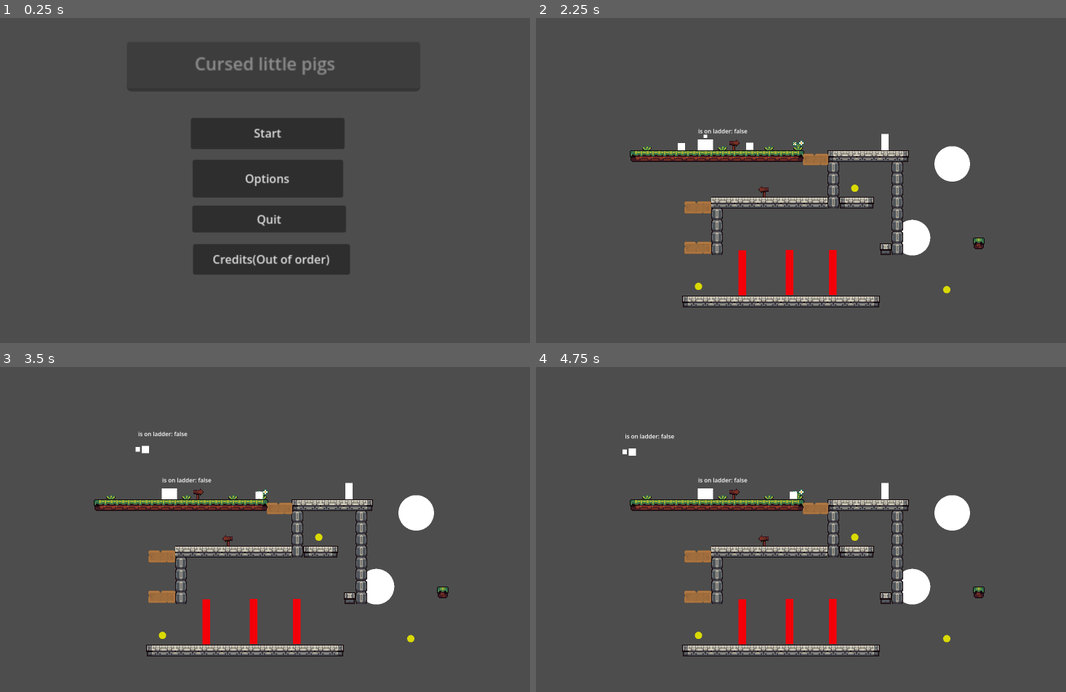
Above: before the commit, frames 1-4 (two rows, left to right).
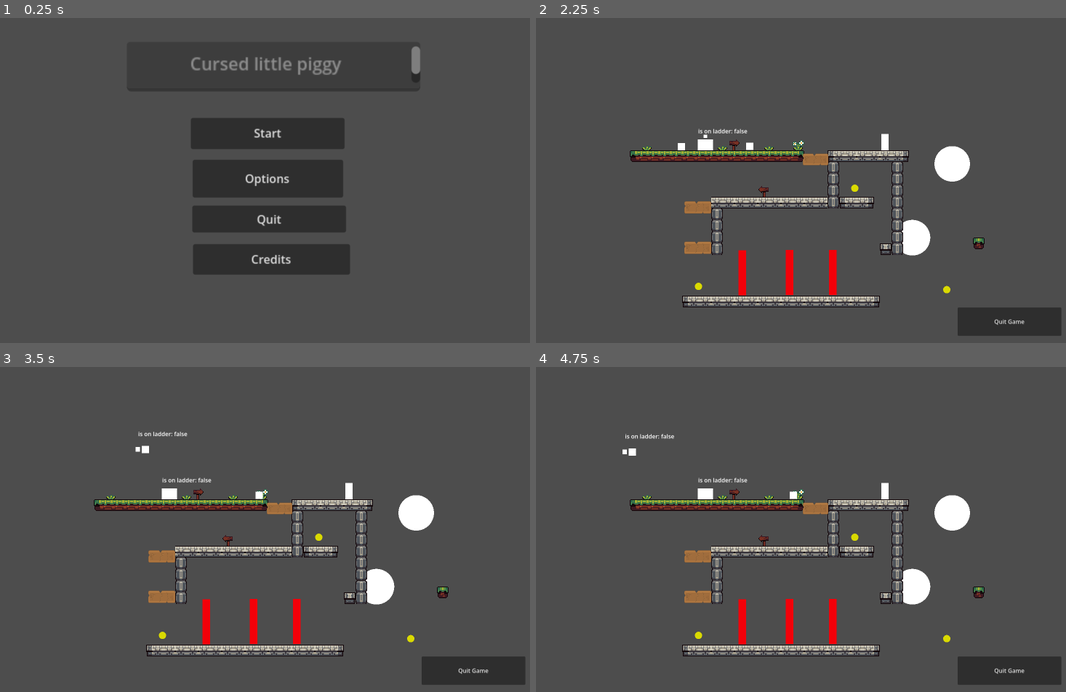
Above: after the commit, the same moments.

Repository: sighyuel/The-Cursed-Little-Pigs
Game: Godot game, scene res://test-stuff/scenes/MainMeun.tscn
The game is run twice, just before and just after one commit, with the same random seed, the same clock (stepped at 60 frames per second) and the same inputs. This scene is started directly instead of the project's main scene.
Inputs (mouse positions are in pixels of both pictures, inside the frame that each line leads up to):
- Up to frame 1 (0.25 s): no input
- Up to frame 2 (2.25 s): click "Credits(Out of order)" (after the commit: "Credits") at 0.5 s; click (816, 307) at 1.25 s, where only the run after the commit has a clickable "Back to menu"; click "Start" at 2 s
- Up to frame 3 (3.5 s): hold C (Right Bumper) from 2.78 s (still down); tap Space (A) at 2.85 s; tap Up (ui_up) at 3.02 s; tap Z (B) at 3.05 s
- Up to frame 4 (4.75 s): tap Z (B) at 3.6, 4.55 s; tap Up (ui_up) at 3.77 s; tap Space (A) at 3.8, 4.35 s; release C (Right Bumper) at 4.28 s; hold Left (ui_left) from 4.28 s (still down)

The runs differ from the first frame. In frame 1, 1.0% of the frame differs, in the area x 36-80%, y 8-77%; in frame 2, 1.7%, in the area x 79-100%, y 89-98%; in frame 3, 1.7%; in frame 4, 1.7%.

Commit message:
Bug fix
Credit screen work again
Their now a button that lets you quit the game

Diff:
--- a/test-project/test-stuff/levels/test-level.tscn
+++ b/test-project/test-stuff/levels/test-level.tscn
@@ -2069,3 +2069,21 @@
 
 [node name="PatrolEnemy" parent="." unique_id=812782412 instance=ExtResource("13_h4r5i")]
 position = Vector2(-199, -251)
+
+[node name="GameButton" type="Control" parent="." unique_id=1173526227]
+layout_mode = 3
+anchors_preset = 0
+offset_right = 40.0
+offset_bottom = 40.0
+
+[node name="Button" type="Button" parent="GameButton" unique_id=1852479973]
+layout_mode = 0
+offset_left = 389.76782
+offset_top = 192.0
+offset_right = 675.0
+offset_bottom = 270.0
+text = "Quit Game
+
+"
+
+[connection signal="pressed" from="GameButton/Button" to="." method="_on_button_pressed"]
--- a/test-project/test-stuff/levels/test_level.gd
+++ b/test-project/test-stuff/levels/test_level.gd
@@ -2,3 +2,7 @@
 
 func _ready() -> void:
 	$%CollectibleKey._coin_count = 0
+
+
+func _on_button_pressed() -> void:
+	get_tree().quit()
--- a/test-project/test-stuff/scenes/MainMeun.tscn
+++ b/test-project/test-stuff/scenes/MainMeun.tscn
@@ -52,15 +52,17 @@
 text = "Quit
 "
 
-[node name="TextEdit" type="TextEdit" parent="Button_manager" unique_id=1553584227]
+[node name="Title" type="TextEdit" parent="Button_manager" unique_id=1553584227]
 layout_mode = 0
 offset_left = 379.0
 offset_top = 72.0
 offset_right = 648.0
 offset_bottom = 117.333336
 scale = Vector2(3, 3)
-text = "              Cursed little pigs"
+text = "             Cursed little piggy
+"
 editable = false
+scroll_vertical = 0.6296296296296295
 
 [node name="Credits" type="Button" parent="Button_manager" unique_id=297037759]
 layout_mode = 0
@@ -69,7 +71,8 @@
 offset_right = 777.0
 offset_bottom = 670.0
 scale = Vector2(2, 2)
-text = "Credits(Out of order)
+text = "Credits
+
 "
 
 [node name="AudioStreamPlayer" type="AudioStreamPlayer" parent="." unique_id=594715394]
--- /dev/null
+++ b/test-project/test-stuff/scenes/credit_screen.gd
@@ -0,0 +1,7 @@
+extends Node2D
+
+
+
+
+func _on_button_pressed() -> void:
+	get_tree().change_scene_to_file("res://test-stuff/scenes/MainMeun.tscn")
--- a/test-project/test-stuff/scenes/credit_screen.tscn
+++ b/test-project/test-stuff/scenes/credit_screen.tscn
@@ -1,44 +1,10 @@
 [gd_scene format=3 uid="uid://cmetcyxen21hs"]
 
-[sub_resource type="Animation" id="Animation_40x5x"]
-resource_name = "Move title"
-length = 5.0
-step = 1.0
-tracks/0/type = "value"
-tracks/0/imported = false
-tracks/0/enabled = true
-tracks/0/path = NodePath(".:position")
-tracks/0/interp = 1
-tracks/0/loop_wrap = true
-tracks/0/keys = {
-"times": PackedFloat32Array(0, 5),
-"transitions": PackedFloat32Array(1, 1),
-"update": 0,
-"values": [Vector2(476, 900), Vector2(476, -200)]
-}
-
-[sub_resource type="Animation" id="Animation_vyy4h"]
-length = 0.001
-tracks/0/type = "value"
-tracks/0/imported = false
-tracks/0/enabled = true
-tracks/0/path = NodePath(".:position")
-tracks/0/interp = 1
-tracks/0/loop_wrap = true
-tracks/0/keys = {
-"times": PackedFloat32Array(0),
-"transitions": PackedFloat32Array(1),
-"update": 0,
-"values": [Vector2(476, 38)]
-}
-
-[sub_resource type="AnimationLibrary" id="AnimationLibrary_1gugr"]
-_data = {
-&"Move title": SubResource("Animation_40x5x"),
-&"RESET": SubResource("Animation_vyy4h")
-}
+[ext_resource type="Script" uid="uid://bti1w6pkxogv8" path="res://test-stuff/scenes/credit_screen.gd" id="1_we1kd"]
+[ext_resource type="AudioStream" uid="uid://buehksl5glbia" path="res://bad piggies.ogg" id="2_psj60"]
 
 [node name="Credit Screen" type="Node2D" unique_id=301742647]
+script = ExtResource("1_we1kd")
 
 [node name="Credit movement" type="Control" parent="." unique_id=1157682995]
 layout_mode = 3
@@ -49,16 +15,13 @@
 [node name="Title" type="TextEdit" parent="Credit movement" unique_id=926427043]
 modulate = Color(0.9369487, 0.50937665, 0.8365897, 1)
 layout_mode = 0
-offset_left = 476.0
-offset_top = 38.0
-offset_right = 731.0
-offset_bottom = 89.00061
+offset_left = 390.0
+offset_top = 18.0
+offset_right = 645.0
+offset_bottom = 69.00061
 scale = Vector2(3, 3)
 text = "             Cursed little pigs"
 editable = false
-
-[node name="AnimationPlayer" type="AnimationPlayer" parent="Credit movement/Title" unique_id=207361255]
-libraries/ = SubResource("AnimationLibrary_1gugr")
 
 [node name="Main credits" type="TextEdit" parent="Credit movement" unique_id=1102665684]
 layout_mode = 0
@@ -105,3 +68,18 @@
 offset_bottom = 687.0
 scale = Vector2(2, 2)
 text = "Music by: nekan0v1_"
+
+[node name="Button" type="Button" parent="Credit movement" unique_id=1194728364]
+layout_mode = 0
+offset_left = 643.0
+offset_top = 711.0
+offset_right = 809.0
+offset_bottom = 802.0
+scale = Vector2(2, 2)
+text = "Back to menu"
+
+[node name="AudioStreamPlayer" type="AudioStreamPlayer" parent="." unique_id=476681653]
+stream = ExtResource("2_psj60")
+autoplay = true
+
+[connection signal="pressed" from="Credit movement/Button" to="." method="_on_button_pressed"]
--- a/test-project/test-stuff/scripts/MainMeun.gd
+++ b/test-project/test-stuff/scripts/MainMeun.gd
@@ -24,4 +24,4 @@
 
 
 func _on_credits_pressed() -> void:
-	get_tree().change_scene_to_file("res://credit_screen.tscn")
+	get_tree().change_scene_to_file("res://test-stuff/scenes/credit_screen.tscn")
Not shown: 1 places in test-project/test-stuff/levels/test-level.tscn that only renumber resources
Not shown, added: test-project/test-stuff/scenes/credit_screen.gd.uid
